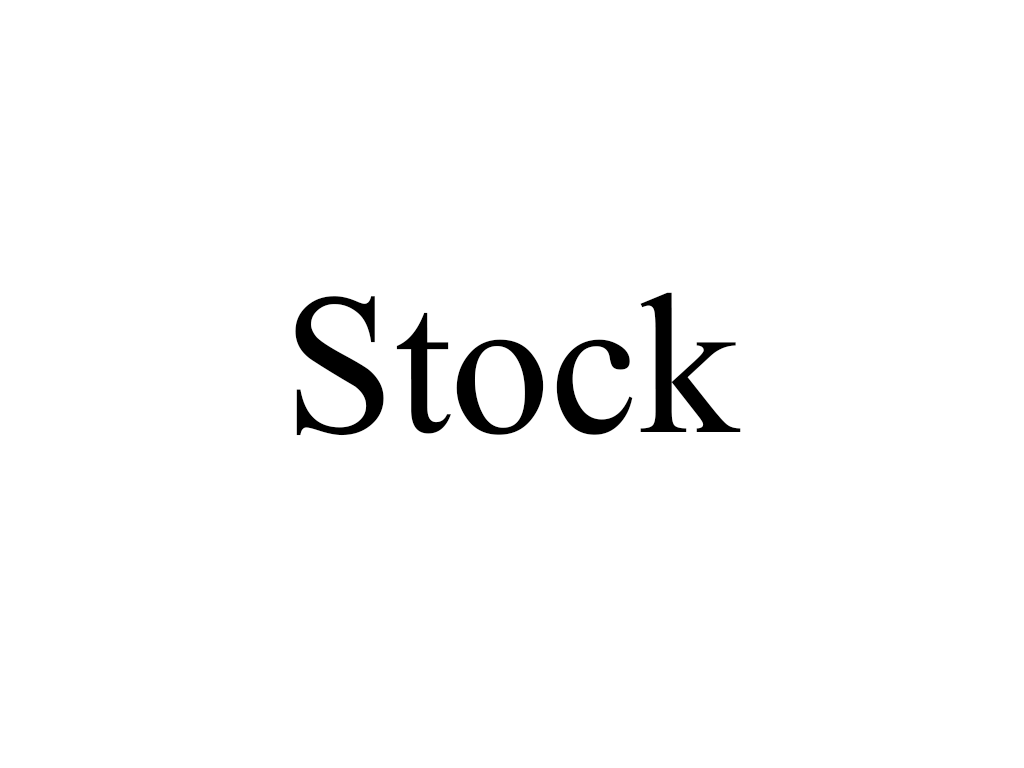
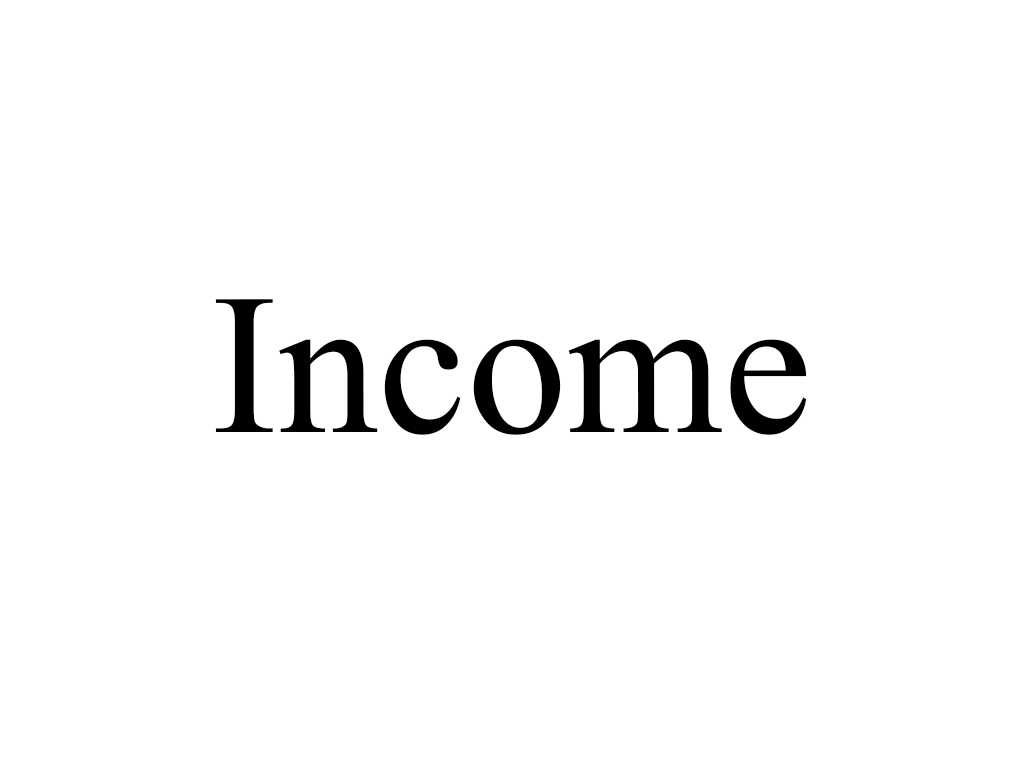
Two versions of the same layered image (1024 × 768). Layer-by-layer changes:
renamed "Stock" to "Income", painted on it over bbox(215, 292, 807, 436)
